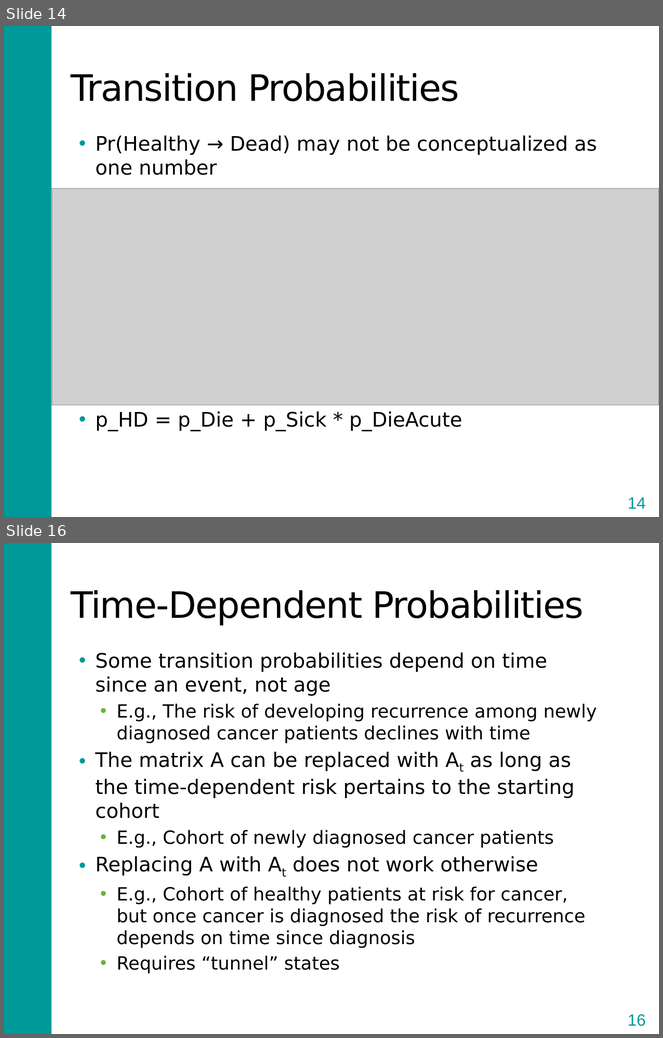
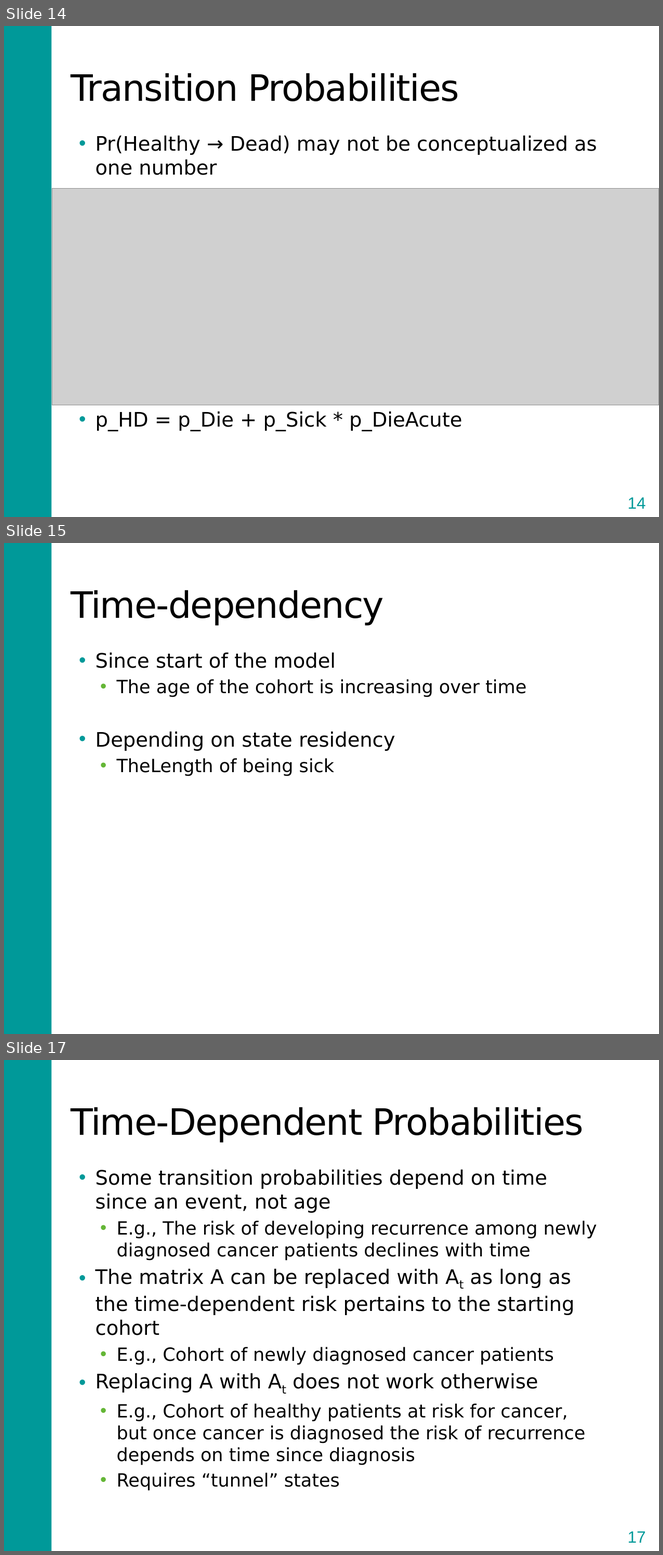
Before and after one commit to DARTH-git/Course-Modularization, a slide deck: Markov models/Slides/MarkovModelSlides.pptx. Shown one above the other, each under a label of ours: slides 14 and 16 before the commit, slides 14, 15 and 17 after it; the slides between them are not shown. The pictures are 663x1038 and 663x1555 pixels, drawn with LibreOffice and Linux fonts; fonts in the diff are those of the drawing; grey boxes stand for pictures. Boxes give left, top, right and bottom in pixels: in the first picture for what was removed or moved away, otherwise in the second. Text is boxed around its words. In the diff, an @@ line names an element or a change of style, - is before the commit and + after.

```diff
--- a/Markov models/Slides/MarkovModelSlides.pptx
+++ b/Markov models/Slides/MarkovModelSlides.pptx
@@ slide 15 added at bbox=[4, 543, 659, 1034], background #FFFFFF; not listed: 1 template element that a slide beside it also shows @@
@@ title added at bbox=[71, 590, 384, 626], 40 pt, text #000000 @@
+Time-dependency
@@ text added at bbox=[96, 652, 527, 776], 20 pt, text #000000 @@
+• Since start of the model
+  • The age of the cohort is increasing over time
+• Depending on state residency
+  • TheLength of being sick
@@ what was slide 16 is now slide 17 @@
@@ page number at bbox=[628, 1532, 646, 1543]: text changed @@
-16
+17
```
Also in this commit, not shown: 7 slides changed, 23 other files.
